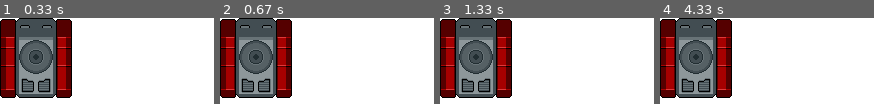
Above: before the commit, frames 1-4 (left to right).
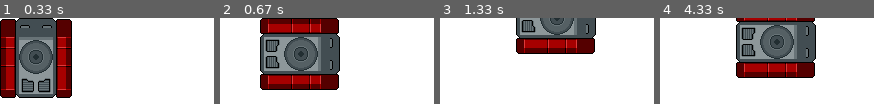
Above: after the commit, the same moments.

Repository: samedit66/pygame_2024
Game: pygame game, started from 3_занятие/tank.py
Same seed, same stepped clock (60 frames per second), same inputs: the game is played once before the commit and once after it.
Inputs:
- Up to frame 1 (0.33 s): no input
- Up to frame 2 (0.67 s): hold Right from 0.33 s (still down)
- Up to frame 3 (1.33 s): release Right at 0.8 s; hold Up 0.83-1.13 s; hold D from 1.17 s (still down)
- Up to frame 4 (4.33 s): release D at 1.63 s; hold Left 1.67-2.2 s; hold S 2.23-2.53 s; hold Left 2.57-2.97 s; hold W 3-3.37 s; hold Right 3.4-4.03 s; hold S from 4.07 s (still down)

Frame 1 is identical in both runs. In frame 2, 47% of the frame differs, in the area x 0-57%, y 0-94%; in frame 3, 46%; in frame 4, 57%, in the area x 0-73%, y 0-94%.

Commit message:
сделал движение танка и разворот танка вверх и вправо

Diff:
--- a/3_занятие/tank.py
+++ b/3_занятие/tank.py
@@ -3,13 +3,38 @@
 class Tank(pygame.sprite.Sprite):
     def __init__(self, position: tuple[int, int], file_image: str):
         self.image = pygame.image.load(file_image).convert_alpha()
+        self.up_image = self.image
+        self.right_image = pygame.transform.rotate(self.image, -90)
+
         self.rect = self.image.get_rect(topleft=position)
+        self.move_x = 0
+        self.move_y = 0
+
+
+    def process_input(self):
+        self.move_x = self.move_y = 0
+
+        key = pygame.key.get_pressed()
+
+        if key[pygame.K_LEFT] or key[pygame.K_a]:
+            self.move_x = -2
+        elif key[pygame.K_RIGHT] or key[pygame.K_d]:
+            self.move_x = 2
+            self.image = self.right_image
+        elif key[pygame.K_UP] or key[pygame.K_w]:
+            self.move_y = -2
+            self.image = self.up_image
+        elif key[pygame.K_DOWN] or key[pygame.K_s]:
+            self.move_y = 2
+
 
     def update(self):
-        pass
+        self.rect.x += self.move_x
+        self.rect.y += self.move_y
 
     def render(self, window):
         window.blit(self.image, self.rect)
+
 
 
 
@@ -35,10 +60,11 @@
             if event.type == pygame.QUIT:
                 self.running = False
                 return
+        self.tank.process_input()
 
 
     def update_game_state(self):
-        pass
+        self.tank.update()
 
     def render(self):
         self.main_window.fill(pygame.color.THECOLORS['white'])
